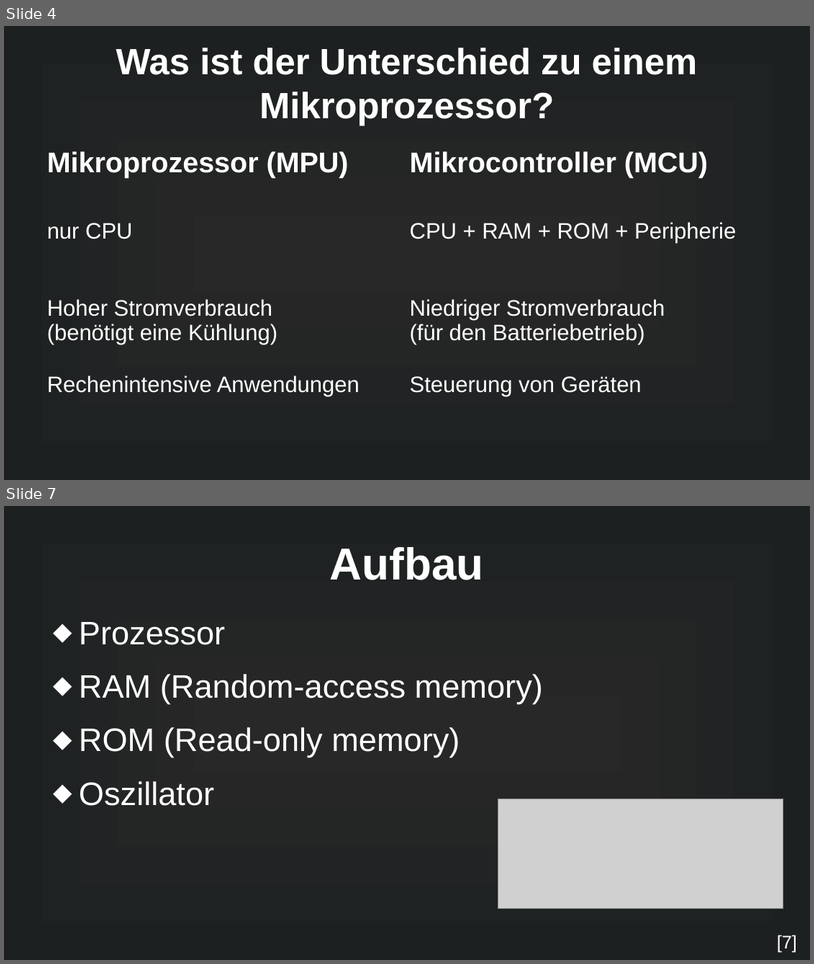
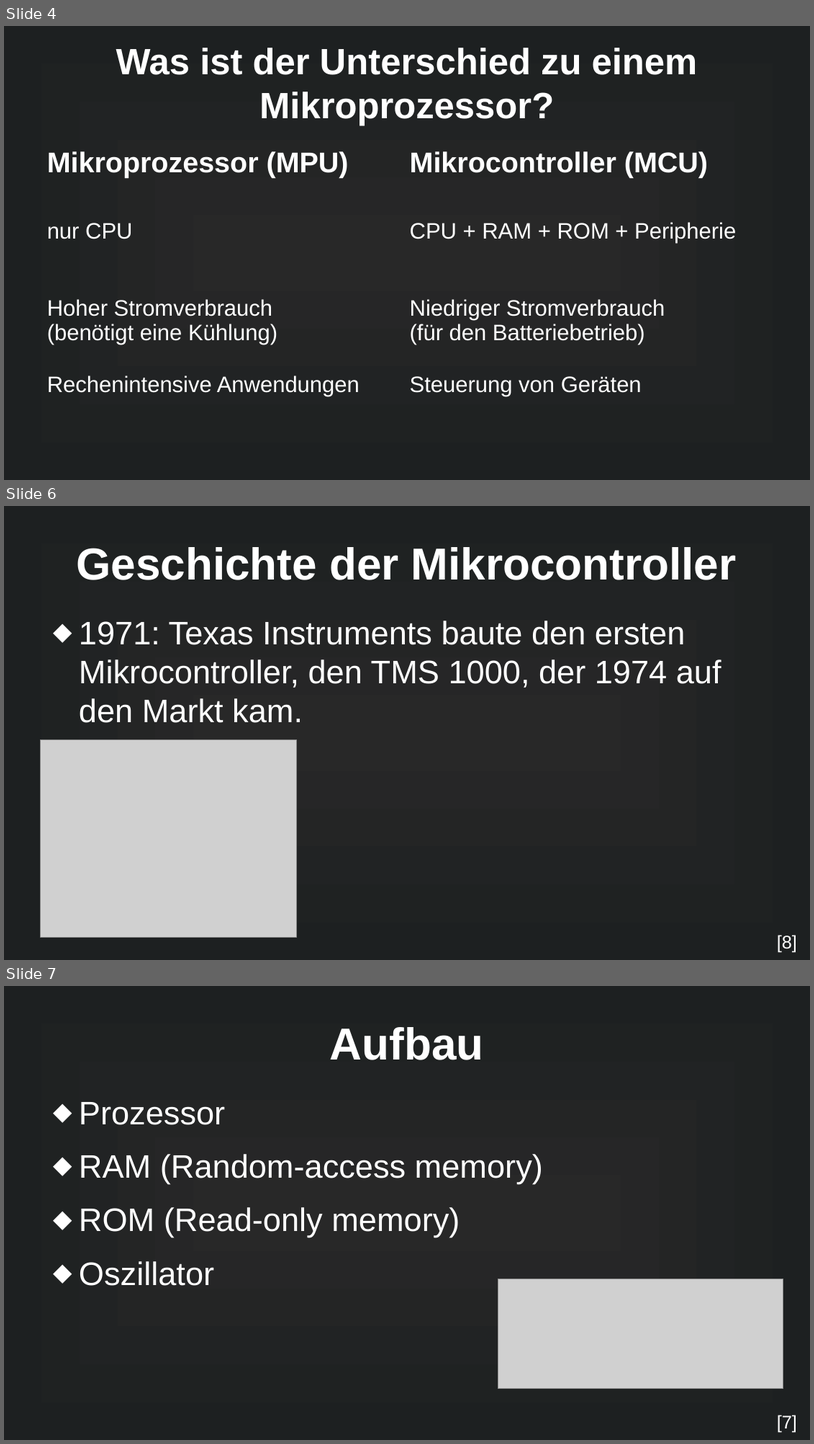
Before and after one commit to MuffinKran24/IMP_GFS, a slide deck: Mikrocontroller_GFS.odp. Shown one above the other, each under a label of ours: slides 4 and 7 before the commit, slides 4, 6 and 7 after it; the slides between them are not shown. The pictures are 814x964 and 814x1444 pixels, drawn with LibreOffice and Linux fonts; fonts in the diff are those of the drawing; grey boxes stand for pictures. Boxes give left, top, right and bottom in pixels: in the first picture for what was removed or moved away, otherwise in the second. Text is boxed around its words. In the diff, an @@ line names an element or a change of style, - is before the commit and + after.

```diff
--- a/Mikrocontroller_GFS.odp
+++ b/Mikrocontroller_GFS.odp
@@ slide 6 added at (4, 506, 810, 960), background gradient #282828 to #1D2021 @@
@@ title added at (77, 547, 737, 580), 44 pt, text #FFFFFF, bold @@
+Geschichte der Mikrocontroller
@@ text added at (79, 620, 722, 723), 32 pt, text #FFFFFF @@
+⬥ 1971: Texas Instruments baute den ersten Mikrocontroller, den TMS 1000, der 1974 auf den Markt kam.
@@ picture added at (41, 739, 297, 937) @@
@@ text added at (777, 934, 797, 952), 18 pt, text #FFFFFF @@
+[8]
```
Also in this commit, not shown: 2 slides changed, 1 other slide added, 2 slides removed, 3 other files.
